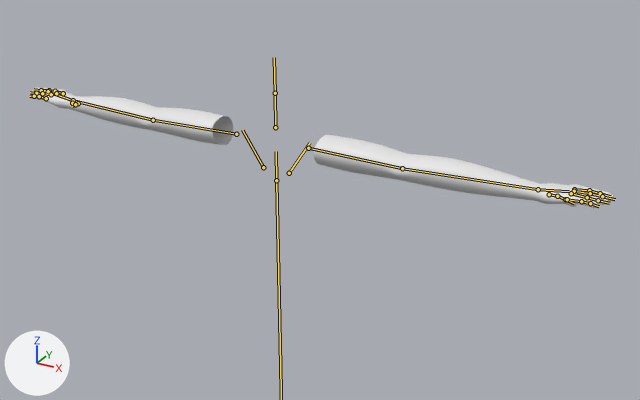
The FBX model My project/Assets/Object/PlayerCharacter/Asset/Viewmodel.fbx: old version first, new version second.
Before and after are seen from a 50 mm camera at (1.169, -1.785, 0.644) aimed at (0.038, 0.272, -0.385). Every picture has the same lights, and +X, +Y and +Z are marked at lower left. The bones that bend it are drawn over the model as lines.

Objects in the first picture: 'Hands'.
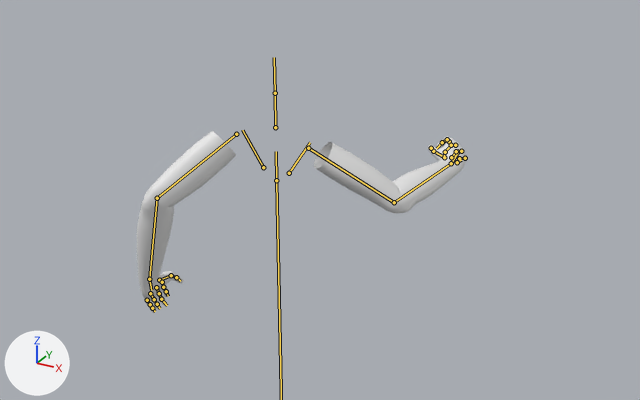
The newer file adds an action. The first version stands in its rest pose; the second is drawn at frame 56 of the action 'Armature|Run'.

What differs and where, as boxes (x1, y1, x2, y2) in the pictures (640 x 400 px):
'Hands', posed (43% narrower, 50% taller): before (29, 87, 613, 208); after (137, 131, 467, 313)
bone 'UpperArm.R', root to tip: before (308, 148) to (402, 168); after (308, 148) to (394, 202)
bone 'LowerArm.R', root to tip: before (402, 168) to (538, 189); after (394, 202) to (451, 163)
bone 'Hand.R', root to tip: before (538, 189) to (569, 191); after (451, 163) to (459, 150)
bone 'ThumbB.R', root to tip: before (557, 196) to (565, 199); after (433, 151) to (431, 148)
bone 'ThumbC.R', root to tip: before (565, 199) to (574, 203); after (431, 148) to (430, 146)
bone 'IndexA.R', root to tip: before (574, 189) to (589, 190); after (449, 141) to (447, 139)
bone 'IndexB.R', root to tip: before (589, 190) to (600, 193); after (447, 139) to (442, 142)
bone 'IndexC.R', root to tip: before (600, 193) to (610, 196); after (442, 142) to (436, 148)
bone 'MiddleA.R', root to tip: before (574, 191) to (590, 193); after (455, 145) to (451, 145)
bone 'MiddleB.R', root to tip: before (590, 193) to (602, 196); after (451, 145) to (445, 152)
bone 'MiddleC.R', root to tip: before (602, 196) to (615, 199); after (445, 152) to (444, 156)
bone 'RingA.R', root to tip: before (571, 193) to (587, 197); after (461, 151) to (456, 151)
bone 'RingB.R', root to tip: before (587, 197) to (598, 200); after (456, 151) to (451, 157)
bone 'RingC.R', root to tip: before (598, 200) to (609, 203); after (451, 157) to (455, 156)
bone 'PinkyA.R', root to tip: before (567, 199) to (581, 201); after (465, 158) to (459, 158)
bone 'PinkyB.R', root to tip: before (581, 201) to (590, 203); after (459, 158) to (457, 162)
bone 'PinkyC.R', root to tip: before (590, 203) to (599, 206); after (457, 162) to (461, 160)
bone 'UpperArm.L', root to tip: before (236, 134) to (153, 120); after (236, 134) to (157, 198)
bone 'LowerArm.L', root to tip: before (153, 120) to (73, 100); after (157, 198) to (149, 279)
bone 'Hand.L', root to tip: before (73, 100) to (54, 94); after (149, 279) to (151, 290)
bone 'MiddleC.L', root to tip: before (41, 90) to (34, 89); after (161, 299) to (167, 305)

Edits to the bpy script that builds the scene:
```text
Change bone_upperarm_r:
    where bone_upperarm_r = bpy.data.objects['Armature'].pose.bones['UpperArm.R']  # child of 'Shoulder.R'
    bone_upperarm_r.rotation_quaternion: (1.0, 0.0, 0.0, 0.0) -> (0.924, -0.204, 0.068, -0.317)  # degrees (0, 0, 0) -> degrees (-25, 0, -38)
Change bone_lowerarm_r:
    where bone_lowerarm_r = bpy.data.objects['Armature'].pose.bones['LowerArm.R']  # child of 'UpperArm.R'
    bone_lowerarm_r.rotation_quaternion: (1.0, 0.0, 0.0, 0.0) -> (0.885, -0.464, -0.023, 0.04)  # degrees (0, 0, 0) -> degrees (-55, 0, 5)
Change bone_hand_r:
    where bone_hand_r = bpy.data.objects['Armature'].pose.bones['Hand.R']  # child of 'LowerArm.R'
    bone_hand_r.rotation_quaternion: (1.0, 0.0, 0.0, 0.0) -> (0.971, -0.171, 0.164, -0.031)  # degrees (0, 0, 0) -> degrees (-21, 18, -7)
Change bone_thumbb_r:
    where bone_thumbb_r = bpy.data.objects['Armature'].pose.bones['ThumbB.R']  # child of 'ThumbA.R'
    bone_thumbb_r.rotation_quaternion: (1.0, 0.0, 0.0, 0.0) -> (0.996, 0.087, 0.0, 0.0)  # degrees (0, 0, 0) -> degrees (10, 0, 0)
Change bone_thumbc_r:
    where bone_thumbc_r = bpy.data.objects['Armature'].pose.bones['ThumbC.R']  # child of 'ThumbB.R'
    bone_thumbc_r.rotation_quaternion: (1.0, 0.0, 0.0, 0.0) -> (0.996, 0.086, -0.001, 0.008)  # degrees (0, 0, 0) -> degrees (10, 0, 1)
Change bone_indexa_r:
    where bone_indexa_r = bpy.data.objects['Armature'].pose.bones['IndexA.R']  # child of 'Hand.R'
    bone_indexa_r.rotation_quaternion: (1.0, 0.0, 0.0, 0.0) -> (0.952, 0.003, -0.003, -0.305)  # degrees (0, 0, 0) -> degrees (0, 0, -35)
Change bone_indexb_r:
    where bone_indexb_r = bpy.data.objects['Armature'].pose.bones['IndexB.R']  # child of 'IndexA.R'
    bone_indexb_r.rotation_quaternion: (1.0, 0.0, 0.0, 0.0) -> (0.946, 0.003, -0.005, -0.325)  # degrees (0, 0, 0) -> degrees (1, 0, -38)
Change bone_indexc_r:
    where bone_indexc_r = bpy.data.objects['Armature'].pose.bones['IndexC.R']  # child of 'IndexB.R'
    bone_indexc_r.rotation_quaternion: (1.0, 0.0, 0.0, 0.0) -> (0.905, -0.002, -0.013, -0.425)  # degrees (0, 0, 0) -> degrees (0, -1, -50)
Change bone_middlea_r:
    where bone_middlea_r = bpy.data.objects['Armature'].pose.bones['MiddleA.R']  # child of 'Hand.R'
    bone_middlea_r.rotation_quaternion: (1.0, 0.0, 0.0, 0.0) -> (0.921, -0.001, -0.006, -0.39)  # degrees (0, 0, 0) -> degrees (0, -1, -46)
Change bone_middleb_r:
    where bone_middleb_r = bpy.data.objects['Armature'].pose.bones['MiddleB.R']  # child of 'MiddleA.R'
    bone_middleb_r.rotation_quaternion: (1.0, 0.0, 0.0, 0.0) -> (0.788, 0.004, -0.038, -0.614)  # degrees (0, 0, 0) -> degrees (3, -3, -76)
Change bone_middlec_r:
    where bone_middlec_r = bpy.data.objects['Armature'].pose.bones['MiddleC.R']  # child of 'MiddleB.R'
    bone_middlec_r.rotation_quaternion: (1.0, 0.0, 0.0, 0.0) -> (0.851, -0.002, -0.021, -0.524)  # degrees (0, 0, 0) -> degrees (1, -2, -63)
Change bone_ringa_r:
    where bone_ringa_r = bpy.data.objects['Armature'].pose.bones['RingA.R']  # child of 'Hand.R'
    bone_ringa_r.rotation_quaternion: (1.0, 0.0, 0.0, 0.0) -> (0.916, -0.002, -0.005, -0.4)  # degrees (0, 0, 0) -> degrees (0, -1, -47)
Change bone_ringb_r:
    where bone_ringb_r = bpy.data.objects['Armature'].pose.bones['RingB.R']  # child of 'RingA.R'
    bone_ringb_r.rotation_quaternion: (1.0, 0.0, 0.0, 0.0) -> (0.68, 0.008, -0.015, -0.733)  # degrees (0, 0, 0) -> degrees (2, 0, -94)
Change bone_ringc_r:
    where bone_ringc_r = bpy.data.objects['Armature'].pose.bones['RingC.R']  # child of 'RingB.R'
    bone_ringc_r.rotation_quaternion: (1.0, 0.0, 0.0, 0.0) -> (0.68, -0.006, -0.006, -0.733)  # degrees (0, 0, 0) -> degrees (0, -1, -94)
Change bone_pinkya_r:
    where bone_pinkya_r = bpy.data.objects['Armature'].pose.bones['PinkyA.R']  # child of 'Hand.R'
    bone_pinkya_r.rotation_quaternion: (1.0, 0.0, 0.0, 0.0) -> (0.89, 0.0, 0.014, -0.455)  # degrees (0, 0, 0) -> degrees (-1, 1, -54)
Change bone_pinkyb_r:
    where bone_pinkyb_r = bpy.data.objects['Armature'].pose.bones['PinkyB.R']  # child of 'PinkyA.R'
    bone_pinkyb_r.rotation_quaternion: (1.0, 0.0, 0.0, 0.0) -> (0.632, -0.004, -0.013, -0.775)  # degrees (0, 0, 0) -> degrees (1, -1, -102)
Change bone_pinkyc_r:
    where bone_pinkyc_r = bpy.data.objects['Armature'].pose.bones['PinkyC.R']  # child of 'PinkyB.R'
    bone_pinkyc_r.rotation_quaternion: (1.0, 0.0, 0.0, 0.0) -> (0.632, -0.025, -0.03, -0.774)  # degrees (0, 0, 0) -> degrees (1, -4, -102)
Change bone_upperarm_l:
    where bone_upperarm_l = bpy.data.objects['Armature'].pose.bones['UpperArm.L']  # child of 'Shoulder.L'
    bone_upperarm_l.rotation_quaternion: (1.0, 0.0, 0.0, 0.0) -> (0.795, 0.226, 0.361, 0.432)  # degrees (0, 0, 0) -> degrees (46, 22, 67)
Change bone_lowerarm_l:
    where bone_lowerarm_l = bpy.data.objects['Armature'].pose.bones['LowerArm.L']  # child of 'UpperArm.L'
    bone_lowerarm_l.rotation_quaternion: (1.0, 0.0, 0.0, 0.0) -> (0.901, -0.434, 0.002, -0.003)  # degrees (0, 0, 0) -> degrees (-51, 0, 0)
Change bone_hand_l:
    where bone_hand_l = bpy.data.objects['Armature'].pose.bones['Hand.L']  # child of 'LowerArm.L'
    bone_hand_l.rotation_quaternion: (1.0, 0.0, 0.0, 0.0) -> (0.961, -0.17, -0.214, 0.038)  # degrees (0, 0, 0) -> degrees (-22, -23, 9)
Change bone_middlec_l:
    where bone_middlec_l = bpy.data.objects['Armature'].pose.bones['MiddleC.L']  # child of 'MiddleB.L'
    bone_middlec_l.rotation_quaternion: (1.0, 0.0, 0.0, 0.0) -> (0.954, -0.001, 0.017, 0.3)  # degrees (0, 0, 0) -> degrees (0, 2, 35)
```
